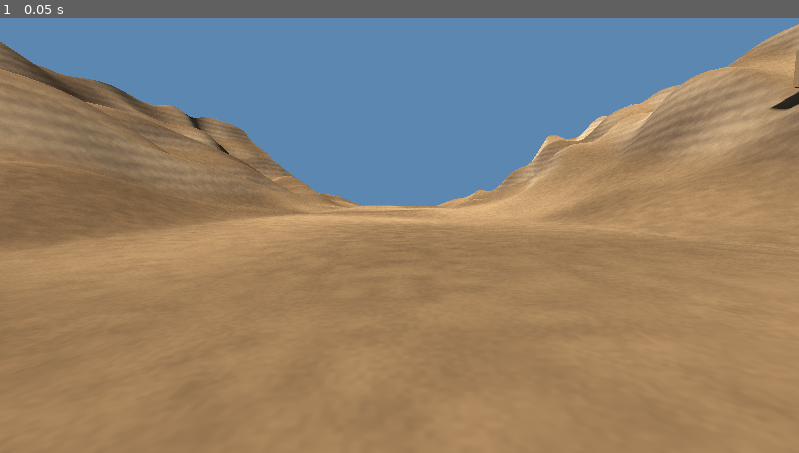
Above: before the commit, frame 1.
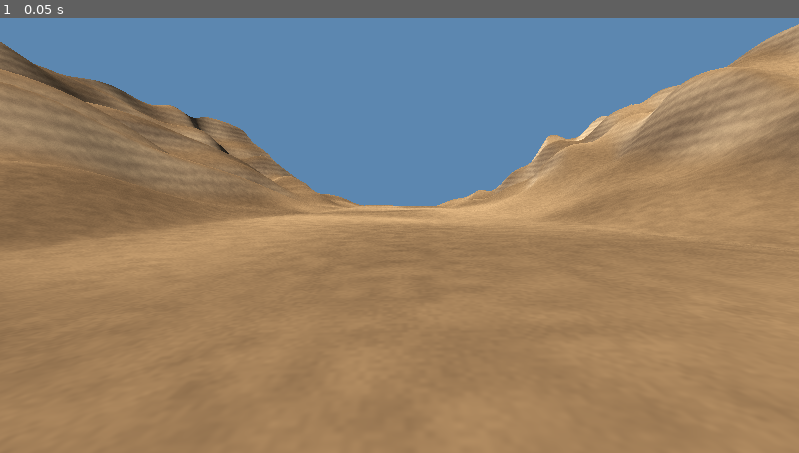
Above: after the commit, the same moment.

Repository: oyvind37-cpu/Arkeologens-reise-V2
Game: Godot game, scene res://valley_200m.tscn
Same seed, same stepped clock (60 frames per second), same inputs: the game is played once before the commit and once after it.
Inputs:
- Up to frame 1 (0.05 s): no input

The runs differ from the first frame. In frame 1, 0.1% of the frame differs, in the area x 96-100%, y 7-22%.

Commit message:
Hide placeholder tomb entrance and its stray shadow in valley preview

Diff:
--- a/egypt_200m/valley_200m.gd
+++ b/egypt_200m/valley_200m.gd
@@ -9,7 +9,7 @@
 func _ready() -> void:
 	_build_terrain()
 	# No artificial path markers in the landscape preview.
-	_build_tomb()
+	# Tomb blockout disabled until a rock-cut entrance is modeled.
 	_build_lighting()
 	_build_camera()
 
